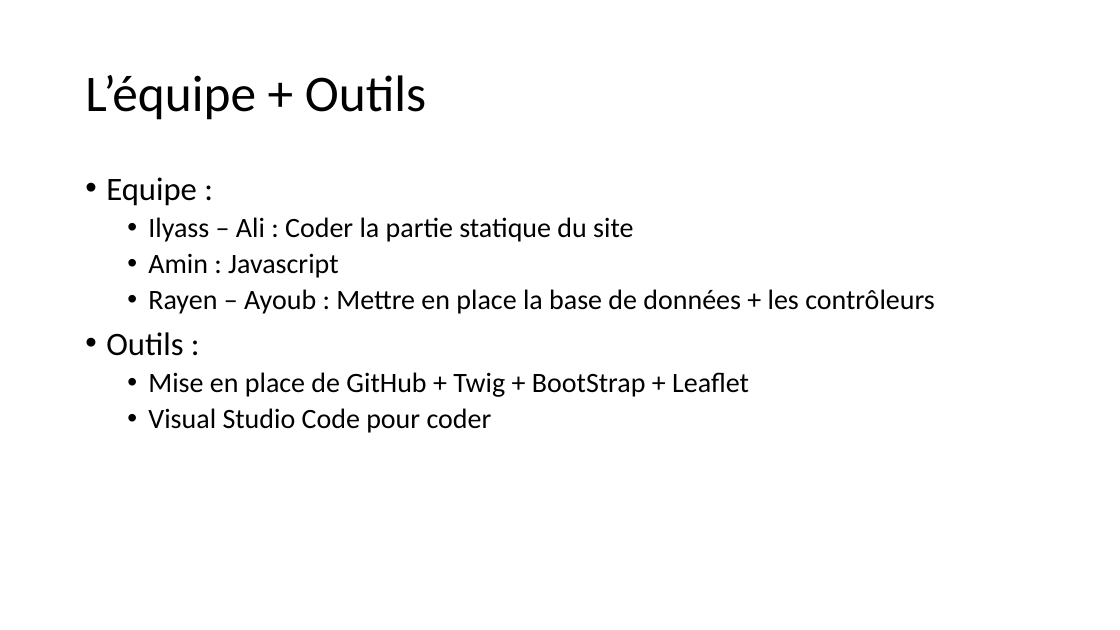
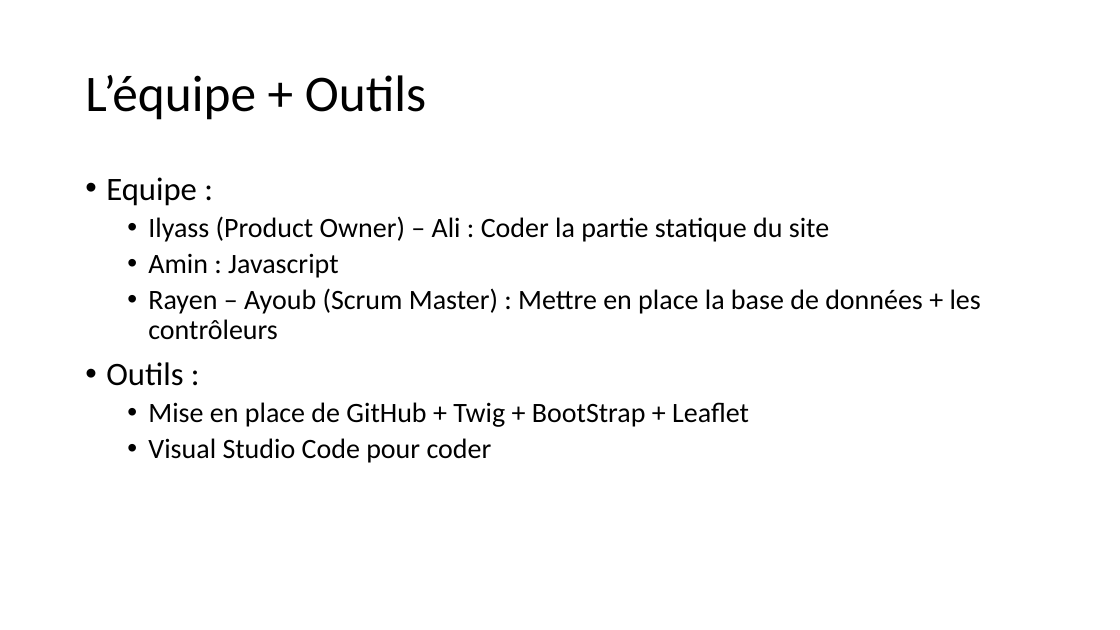
Before and after one commit to Zenkai04/Projet, a slide deck: slide 3 of Sprint0.pptx. Drawn at 1120x630 pixels with LibreOffice and Linux fonts; fonts in the diff are those of the drawing. Boxes give left, top, right and bottom in pixels: in the first picture for what was removed or moved away, otherwise in the second. Text is boxed around its words. In the diff, an @@ line names an element or a change of style, - is before the commit and + after.

Commit message:
update

```diff
--- a/Sprint0.pptx
+++ b/Sprint0.pptx
@@ text at bbox=[148, 216, 829, 242]: text changed @@
-  • Ilyass – Ali : Coder la partie statique du site
+  • Ilyass (Product Owner) – Ali : Coder la partie statique du site
@@ text at bbox=[148, 288, 981, 340]: text changed @@
-  • Rayen – Ayoub : Mettre en place la base de données + les contrôleurs
+  • Rayen – Ayoub (Scrum Master) : Mettre en place la base de données + les contrôleurs
```
Also in this commit, not shown: 1 slide added, 1 slide removed.
